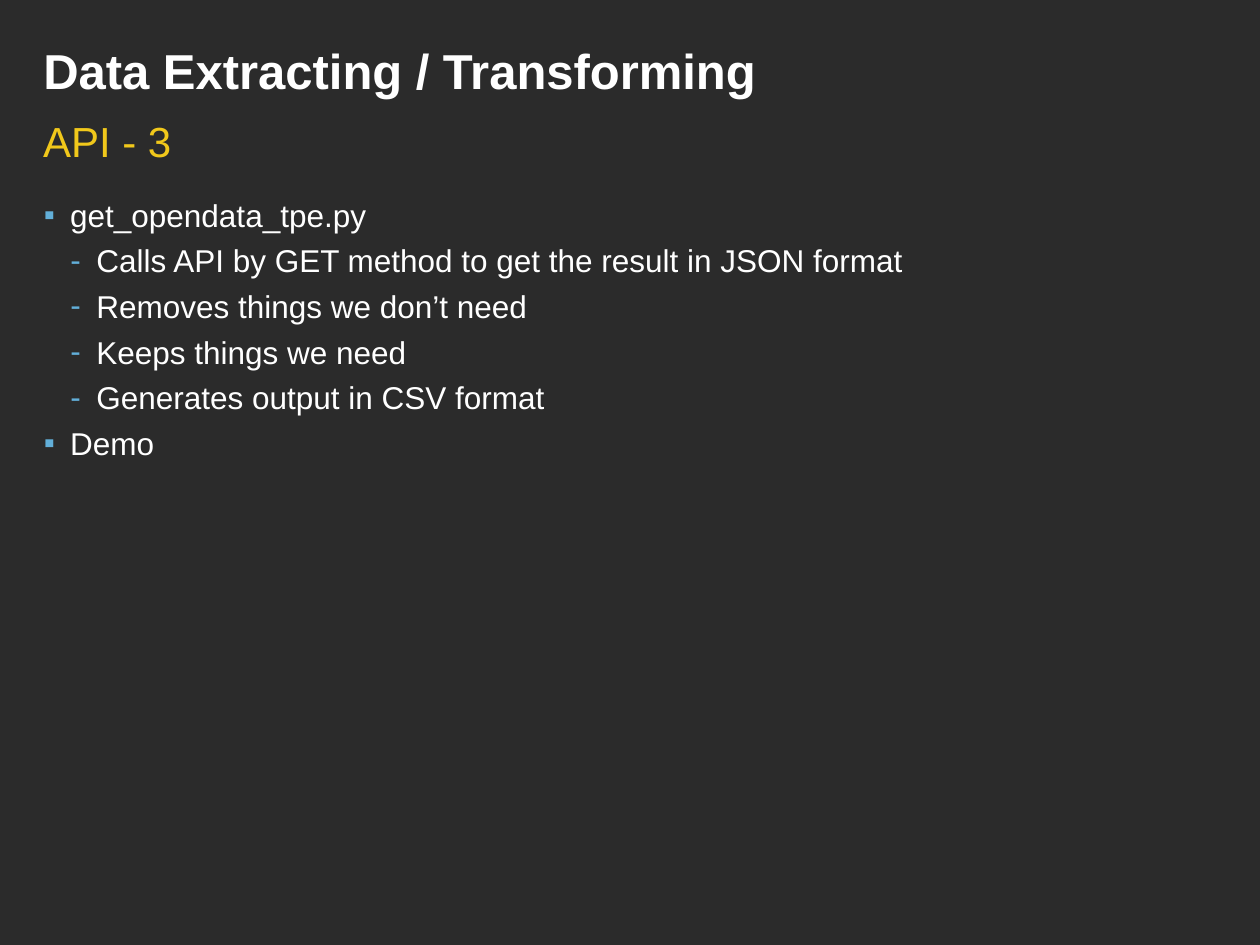
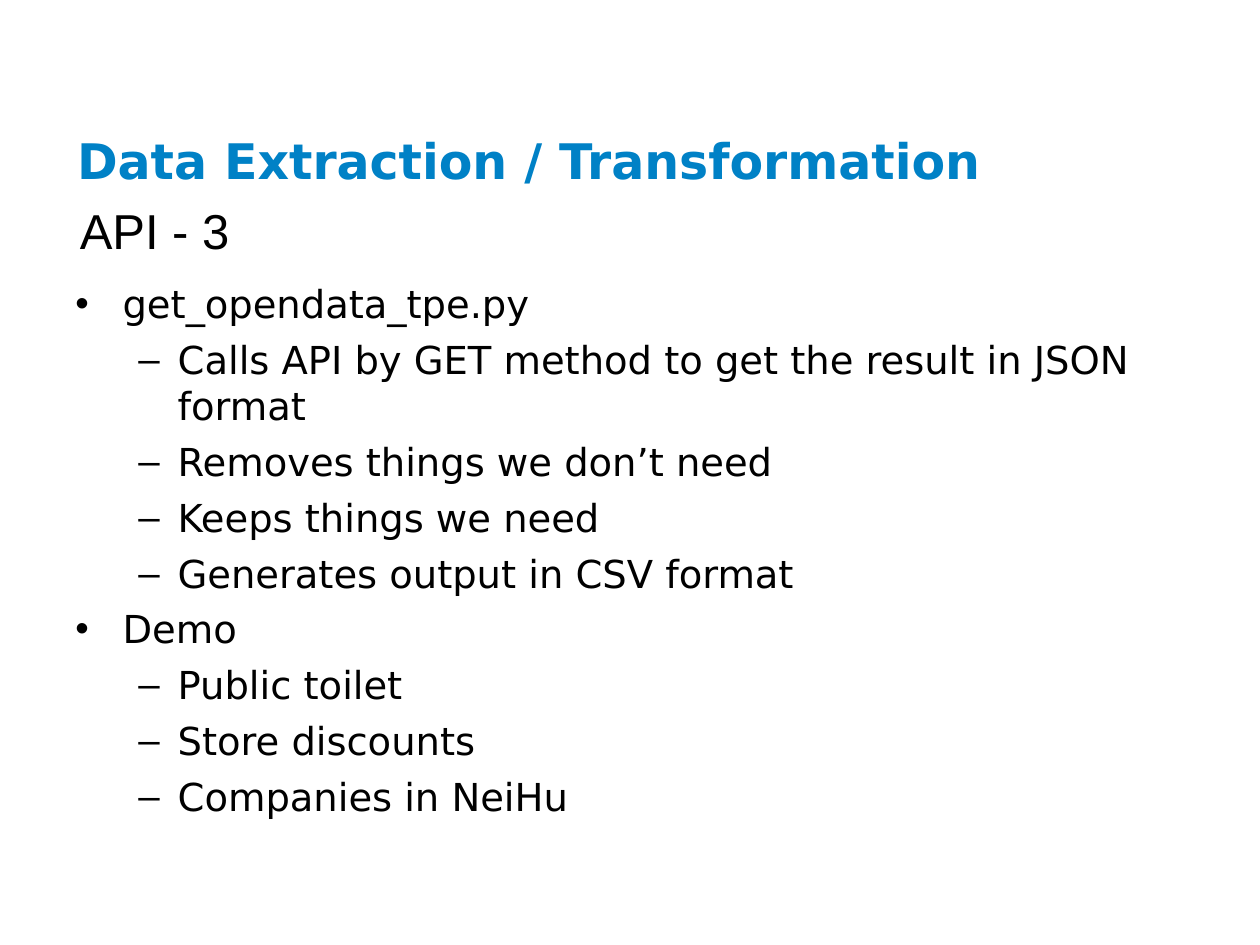
Before and after one commit to ianlin/small-data, a slide deck: slide 13 of training/data_etl.ppt. Drawn at 1260x945 pixels with LibreOffice and Linux fonts; fonts in the diff are those of the drawing; background and template pictures are left out; a plain dark background stands for a picture behind light text. Boxes give left, top, right and bottom in pixels: in the first picture for what was removed or moved away, otherwise in the second. Text is boxed around its words. In the diff, an @@ line names an element or a change of style, - is before the commit and + after.

```diff
--- a/training/data_etl.ppt
+++ b/training/data_etl.ppt
@@ background picture (left out) to #FFFFFF @@
@@ title removed at (x1=43, y1=53, x2=756, y2=99) @@
-Data Extracting / Transforming
@@ title added at (x1=77, y1=141, x2=980, y2=180), 28 pt, text #0081C6, bold @@
+Data Extraction / Transformation
@@ text "API - 3" moved from (x1=43, y1=127, x2=171, y2=158) to (x1=80, y1=214, x2=229, y2=250) @@
@@ text "API - 3" at (x1=80, y1=214, x2=229, y2=250): size 24 to 28 pt, text colour #F1C81B to #000000 @@
@@ text "get_opendata_tpe.py" moved from (x1=70, y1=204, x2=902, y2=456) to (x1=123, y1=288, x2=1129, y2=819) @@
@@ text at (x1=123, y1=288, x2=1129, y2=644): size 18 to 22 pt, font Arial to DejaVu Sans, text colour #FFFFFF to #000000 in "get_opendata_tpe.py", "Calls API by GET method to get ...", "Removes things we don’t need", "Keeps things we need" and 2 more places; bullet ▪ to •; more space between paragraphs; bullet colour #62AFD9 to #000000; bullet - to – @@
@@ text at (x1=178, y1=669, x2=568, y2=819): paragraphs added @@
+  – Public toilet
+  – Store discounts
+  – Companies in NeiHu
```
Also in this commit, not shown: 17 other slides changed, 9 slides added, 14 slides removed.
